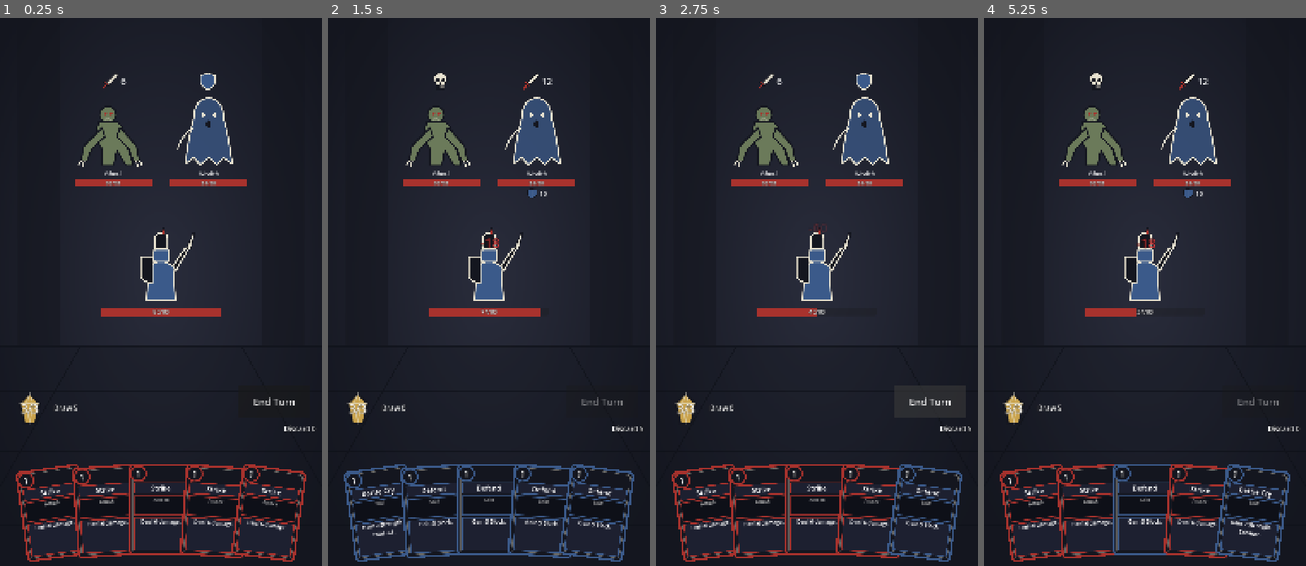
Above: before the commit, frames 1-4 (left to right).
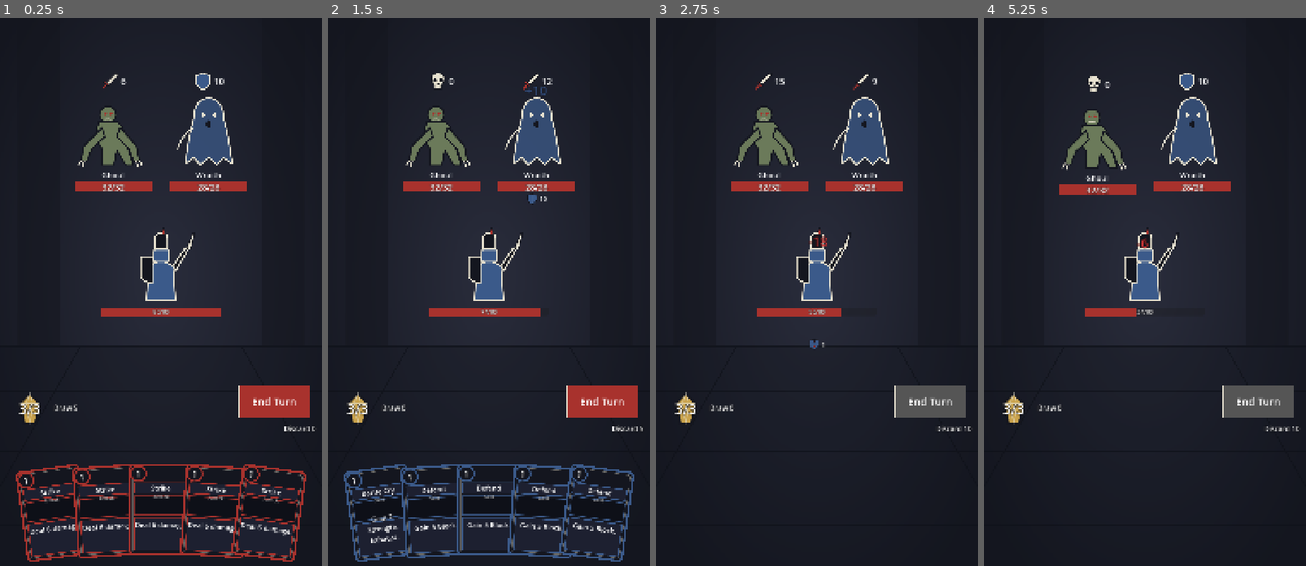
Above: after the commit, the same moments.

Repository: Tut-Kak-Tut/CardFight
Game: Godot game, scene res://scenes/combat/combat_screen.tscn
Two runs of this game, one before a commit and one after it. Both use one fixed random seed, a clock stepped at 60 frames per second and the inputs below.
Inputs (mouse positions are in pixels of both pictures, inside the frame that each line leads up to):
- Up to frame 1 (0.25 s): no input
- Up to frame 2 (1.5 s): click "End Turn" at 0.5 s; click (601, 401) at 1.25 s, where only the run before the commit has a clickable "End Turn"
- Up to frame 3 (2.75 s): click "End Turn" at 2 s
- Up to frame 4 (5.25 s): drag from (1145, 302) to (1177, 176) at 2.77 s; tap Enter at 3.5 s; drag from (1096, 133) to (1128, 418) at 3.52 s; move the mouse to (1193, 133) at 4.27 s; click (1193, 133) at 4.42 s; tap Space at 5 s; drag from (1038, 511) to (1048, 220) at 5.02 s

The runs differ from the first frame. In frame 1, 3.4% of the frame differs, in the area x 5-97%, y 10-95%; in frame 2, 3.4%; in frame 3, 6.7%; in frame 4, 7.3%, in the area x 4-97%, y 10-100%.

Commit message:
T-008 combat fixes + stage 1 enemy balance
Co-Authored-By: Claude Opus 5.5 <noreply@anthropic.com>

Diff:
--- a/data/encounters.json
+++ b/data/encounters.json
@@ -30,8 +30,7 @@
     ],
     [
       "skeleton_warrior",
-      "skeleton_warrior",
-      "skeleton_archer"
+      "dark_cultist"
     ],
     [
       "ghoul",
@@ -47,6 +46,10 @@
     ],
     [
       "skeleton_warrior",
+      "wraith"
+    ],
+    [
+      "skeleton_archer",
       "dark_cultist",
       "skeleton_archer"
     ]
@@ -54,10 +57,6 @@
   "elite": [
     [
       "bone_golem"
-    ],
-    [
-      "bone_golem",
-      "skeleton_archer"
     ]
   ],
   "boss": [
--- a/data/enemies.json
+++ b/data/enemies.json
@@ -3,7 +3,7 @@
     {
       "id": "skeleton_warrior",
       "name": "Skeleton Warrior",
-      "max_hp": 24,
+      "max_hp": 30,
       "tier": "normal",
       "phases": [
         {
@@ -44,27 +44,27 @@
     {
       "id": "skeleton_archer",
       "name": "Skeleton Archer",
-      "max_hp": 18,
-      "tier": "normal",
-      "phases": [
-        {
-          "pattern": [
-            {
-              "intent": "attack",
-              "effects": [
-                {
-                  "op": "damage",
-                  "value": 5,
-                  "target": "player"
-                }
-              ]
-            },
-            {
-              "intent": "attack",
-              "effects": [
-                {
-                  "op": "damage",
-                  "value": 9,
+      "max_hp": 22,
+      "tier": "normal",
+      "phases": [
+        {
+          "pattern": [
+            {
+              "intent": "attack",
+              "effects": [
+                {
+                  "op": "damage",
+                  "value": 6,
+                  "target": "player"
+                }
+              ]
+            },
+            {
+              "intent": "attack",
+              "effects": [
+                {
+                  "op": "damage",
+                  "value": 10,
                   "target": "player"
                 }
               ]
@@ -130,7 +130,7 @@
     {
       "id": "dark_cultist",
       "name": "Dark Cultist",
-      "max_hp": 20,
+      "max_hp": 26,
       "tier": "normal",
       "phases": [
         {
@@ -141,7 +141,7 @@
                 {
                   "op": "apply",
                   "status": "strength",
-                  "value": 3,
+                  "value": 4,
                   "target": "self"
                 }
               ]
@@ -214,7 +214,7 @@
     {
       "id": "bone_golem",
       "name": "Bone Golem",
-      "max_hp": 70,
+      "max_hp": 92,
       "tier": "elite",
       "phases": [
         {
@@ -260,7 +260,7 @@
                 {
                   "op": "apply",
                   "status": "strength",
-                  "value": 2,
+                  "value": 3,
                   "target": "self"
                 }
               ]
--- a/scenes/combat/combat_screen.gd
+++ b/scenes/combat/combat_screen.gd
@@ -28,6 +28,7 @@
 var banner: Control
 var result_overlay: Control
 var result_label: Label
+var rb: Button
 var zoom_overlay: Control
 
 
@@ -146,7 +147,8 @@
 	circle.mouse_filter = Control.MOUSE_FILTER_IGNORE
 	add_child(circle)
 	circle.add_child(_icon(ART + "icon_energy.svg", Vector2.ZERO, Vector2(120, 120)))
-	energy_label = _label("", 40, Vector2.ZERO, Vector2(120, 120))
+	energy_label = _label("", 48, Vector2.ZERO, Vector2(120, 120))
+	energy_label.add_theme_constant_override("outline_size", 8)
 	energy_label.horizontal_alignment = HORIZONTAL_ALIGNMENT_CENTER
 	energy_label.vertical_alignment = VERTICAL_ALIGNMENT_CENTER
 	circle.add_child(energy_label)
@@ -159,7 +161,15 @@
 
 	end_btn = Button.new()
 	end_btn.text = "End Turn"
-	end_btn.add_theme_font_size_override("font_size", 32)
+	end_btn.add_theme_font_size_override("font_size", 34)
+	for st in ["normal", "hover", "pressed", "disabled"]:
+		var sbx := StyleBoxFlat.new()
+		sbx.bg_color = Color("#555555") if st == "disabled" else Color("#a8322d")
+		sbx.set_border_width_all(3)
+		sbx.border_color = Color("#e8e2d0")
+		end_btn.add_theme_stylebox_override(st, sbx)
+	for cn in ["font_color", "font_hover_color", "font_pressed_color", "font_disabled_color", "font_focus_color"]:
+		end_btn.add_theme_color_override(cn, Color.WHITE)
 	end_btn.position = Vector2(800, 1230)
 	end_btn.size = Vector2(240, 110)
 	end_btn.pressed.connect(_on_end_turn)
@@ -200,13 +210,13 @@
 	result_overlay.mouse_filter = Control.MOUSE_FILTER_STOP
 	result_overlay.visible = false
 	add_child(result_overlay)
-	result_label = _label("", 72, Vector2(0, 700), Vector2(1080, 120))
+	result_label = _label("", 72, Vector2(0, 600), Vector2(1080, 120))
 	result_label.horizontal_alignment = HORIZONTAL_ALIGNMENT_CENTER
 	result_overlay.add_child(result_label)
-	var rb := Button.new()
+	rb = Button.new()
 	rb.text = "Restart"
 	rb.add_theme_font_size_override("font_size", 40)
-	rb.position = Vector2(390, 900)
+	rb.position = Vector2(390, 1300)
 	rb.size = Vector2(300, 120)
 	rb.pressed.connect(func(): get_tree().reload_current_scene())
 	result_overlay.add_child(rb)
@@ -243,6 +253,7 @@
 	block_label.text = str(p.block)
 	player_status.set_statuses(p.statuses)
 	energy_label.text = "%d/%d" % [state.energy, state.max_energy]
+	energy_label.add_theme_color_override("font_color", Color("#ff6b6b") if state.energy <= 0 else Color.WHITE)
 	draw_label.text = "Draw %d" % state.draw_pile.size()
 	discard_label.text = "Discard %d" % state.discard_pile.size()
 	for i in enemy_views.size():
@@ -251,6 +262,7 @@
 	banner.visible = state.pending_discard > 0
 	if state.result != "":
 		result_label.text = "Victory" if state.result == "win" else "Defeat"
+		rb.text = "Continue" if state.result == "win" else "Restart"
 		result_overlay.visible = true
 
 
@@ -429,8 +441,20 @@
 	input_locked = true
 	end_btn.disabled = true
 	selected_uid = -1
-	state.end_player_turn()
-	await get_tree().create_timer(0.4).timeout
+	state.begin_enemy_phase()
+	refresh()
+	for i in state.enemies.size():
+		if state.enemies[i].is_dead() or state.result != "":
+			continue
+		state.enemy_act(i)
+		refresh()
+		var ev := enemy_views[i]
+		var y0 := ev.position.y
+		var tw := create_tween()
+		tw.tween_property(ev, "position:y", y0 + 30.0, 0.1)
+		tw.tween_property(ev, "position:y", y0, 0.1)
+		await get_tree().create_timer(0.45).timeout
+	state.finish_enemy_phase()
 	refresh()
 	end_btn.disabled = false
 	input_locked = false
--- a/scenes/ui/card_view.gd
+++ b/scenes/ui/card_view.gd
@@ -52,13 +52,14 @@
 	_name.vertical_alignment = VERTICAL_ALIGNMENT_CENTER
 
 	_type = _make_label(18, Color(0.7, 0.7, 0.7), false)
-	_type.position = Vector2(0, 120)
+	_type.position = Vector2(0, 108)
 	_type.size = Vector2(240, 28)
 	_type.horizontal_alignment = HORIZONTAL_ALIGNMENT_CENTER
 
-	_text = _make_label(20, Color.WHITE, false)
-	_text.position = Vector2(16, 200)
-	_text.size = Vector2(208, 120)
+	_text = _make_label(26, Color.WHITE, false)
+	_text.position = Vector2(16, 130)
+	_text.size = Vector2(208, 195)
+	_text.vertical_alignment = VERTICAL_ALIGNMENT_CENTER
 	_text.autowrap_mode = TextServer.AUTOWRAP_WORD_SMART
 	_text.horizontal_alignment = HORIZONTAL_ALIGNMENT_CENTER
 
@@ -102,6 +103,11 @@
 	_name.add_theme_color_override("font_color", Color("#7ed957") if up else Color.WHITE)
 	_type.text = type_str.capitalize()
 	_text.text = str(c.get("text", ""))
+	_text.add_theme_font_size_override("font_size", 26)
+	var font := _text.get_theme_font("font")
+	var lines := font.get_multiline_string_size(_text.text, HORIZONTAL_ALIGNMENT_LEFT, 208, 26).y / font.get_height(26)
+	if lines > 3.01:
+		_text.add_theme_font_size_override("font_size", 22)
 
 
 func set_playable(ok: bool) -> void:
--- a/scenes/ui/enemy_view.gd
+++ b/scenes/ui/enemy_view.gd
@@ -64,7 +64,7 @@
 	sprite_holder.add_child(_fallback)
 
 	_name = Label.new()
-	_name.add_theme_font_size_override("font_size", 20)
+	_name.add_theme_font_size_override("font_size", 26)
 	_name.horizontal_alignment = HORIZONTAL_ALIGNMENT_CENTER
 	_name.mouse_filter = Control.MOUSE_FILTER_IGNORE
 	vb.add_child(_name)
@@ -73,7 +73,7 @@
 	hp_holder.mouse_filter = Control.MOUSE_FILTER_IGNORE
 	vb.add_child(hp_holder)
 	_hp_bar = ProgressBar.new()
-	_hp_bar.custom_minimum_size = Vector2(260, 24)
+	_hp_bar.custom_minimum_size = Vector2(260, 34)
 	_hp_bar.show_percentage = false
 	_hp_bar.mouse_filter = Control.MOUSE_FILTER_IGNORE
 	var fill := StyleBoxFlat.new()
@@ -84,7 +84,7 @@
 	_hp_label.set_anchors_preset(Control.PRESET_FULL_RECT)
 	_hp_label.horizontal_alignment = HORIZONTAL_ALIGNMENT_CENTER
 	_hp_label.vertical_alignment = VERTICAL_ALIGNMENT_CENTER
-	_hp_label.add_theme_font_size_override("font_size", 18)
+	_hp_label.add_theme_font_size_override("font_size", 28)
 	_hp_label.add_theme_color_override("font_outline_color", Color.BLACK)
 	_hp_label.add_theme_constant_override("outline_size", 4)
 	_hp_label.mouse_filter = Control.MOUSE_FILTER_IGNORE
@@ -174,10 +174,20 @@
 	_intent_icon.texture = load(ART + icon + ".svg") if icon != "" else null
 	var dmg := int(preview.get("damage", -1))
 	var times := int(preview.get("times", 1))
-	if dmg >= 0:
-		_intent_label.text = ("%dx%d" % [dmg, times]) if times > 1 else str(dmg)
-	else:
-		_intent_label.text = ""
+	var dtxt := ("%dx%d" % [dmg, times]) if times > 1 else str(dmg)
+	match kind:
+		"attack", "attack_debuff":
+			_intent_label.text = dtxt if dmg >= 0 else ""
+		"attack_defend":
+			_intent_label.text = "%s / %d" % [dtxt if dmg >= 0 else "0", int(preview.get("block", 0))]
+		"defend":
+			_intent_label.text = str(int(preview.get("block", 0)))
+		"buff":
+			_intent_label.text = "+%d" % int(preview.get("buff", 0))
+		"debuff":
+			_intent_label.text = str(int(preview.get("debuff", 0)))
+		_:
+			_intent_label.text = dtxt if dmg >= 0 else ""
 
 
 func set_targetable(on: bool) -> void:
--- a/scripts/core/combat/combat_state.gd
+++ b/scripts/core/combat/combat_state.gd
@@ -114,27 +114,34 @@
 func end_player_turn() -> void:
 	if result != "":
 		return
+	begin_enemy_phase()
+	for i in enemies.size():
+		enemy_act(i)
+	finish_enemy_phase()
+
+func start_combat() -> void:
+	start_player_turn()
+
+func begin_enemy_phase() -> void:
 	discard_pile.append_array(hand)
 	hand.clear()
 	pending_discard = 0
 	_end_of_turn_statuses(player)
-	_enemy_phase()
 
-func start_combat() -> void:
-	start_player_turn()
+func enemy_act(i: int) -> void:
+	var e := enemies[i]
+	if e.is_dead() or result != "":
+		return
+	if e.get_status("bastion") <= 0:
+		e.block = 0
+	_tick_poison(e)
+	if not e.is_dead():
+		EffectResolver.resolve(e.intent.get("effects", []), e, player, self)
+	_end_of_turn_statuses(e)
+	EnemyAI.advance(e)
+	_check_end()
 
-func _enemy_phase() -> void:
-	for e in enemies:
-		if e.is_dead() or result != "":
-			continue
-		if e.get_status("bastion") <= 0:
-			e.block = 0
-		_tick_poison(e)
-		if not e.is_dead():
-			EffectResolver.resolve(e.intent.get("effects", []), e, player, self)
-		_end_of_turn_statuses(e)
-		EnemyAI.advance(e)
-		_check_end()
+func finish_enemy_phase() -> void:
 	if result == "":
 		start_player_turn()
 
@@ -150,6 +157,8 @@
 		c.add_status("poison", -1)
 		if c.is_dead():
 			event.emit("death", {"target": c})
+		elif not c.is_player and EnemyAI.check_phase(c, self):
+			event.emit("phase", {"target": c})
 
 func alive_enemies() -> Array[Combatant]:
 	var res: Array[Combatant] = []
--- a/scripts/core/combat/enemy_ai.gd
+++ b/scripts/core/combat/enemy_ai.gd
@@ -38,6 +38,8 @@
 	var dmg := -1
 	var times := 1
 	var block := 0
+	var buff := 0
+	var debuff := 0
 	for fx in e.intent.get("effects", []):
 		match fx.get("op", ""):
 			"damage":
@@ -46,4 +48,4 @@
 					times = int(fx.get("times", 1))
 			"block":
 				block += int(fx.get("value", 0))
-	return {"intent": e.intent.get("intent", ""), "damage": dmg, "times": times, "block": block}
+	return {"intent": e.intent.get("intent", ""), "damage": dmg, "times": times, "block": block, "buff": buff, "debuff": debuff}
--- a/tests/test_enemy_ai.gd
+++ b/tests/test_enemy_ai.gd
@@ -38,6 +38,12 @@
 	s.start_combat()
 	return s
 
+func _fx(id: String, phase: int, step: int, idx := 0) -> Dictionary:
+	return _data().get_enemy(id).phases[phase].pattern[step].effects[idx]
+
+func _skel_hit() -> int:
+	return int(_fx("skeleton_warrior", 0, 0).value)
+
 func test_skeleton_pattern() -> void:
 	var s := _fight(["skeleton_warrior"])
 	var e := s.enemies[0]
@@ -51,7 +57,7 @@
 func test_enemy_turn_damage() -> void:
 	var s := _fight(["skeleton_warrior"])
 	s.end_player_turn()
-	assert_eq(s.player.hp, 43)
+	assert_eq(s.player.hp, 50 - _skel_hit())
 	assert_eq(s.turn, 2)
 	assert_eq(s.energy, 3)
 	assert_eq(s.hand.size(), 5)
@@ -61,24 +67,26 @@
 	var s := _fight(["skeleton_warrior"])
 	assert_true(s.play_card(0))
 	s.end_player_turn()
-	assert_eq(s.player.hp, 48)
+	assert_eq(s.player.hp, 50 - maxi(0, _skel_hit() - 5))
 	_done()
 
 func test_preview_strength() -> void:
 	var s := _fight(["dark_cultist"])
 	var e := s.enemies[0]
 	s.end_player_turn()
-	assert_eq(e.get_status("strength"), 3)
-	assert_eq(EnemyAI.preview(e, s).damage, 8)
+	var st := int(_fx("dark_cultist", 0, 0).value)
+	var base := int(_fx("dark_cultist", 0, 1).value)
+	assert_eq(e.get_status("strength"), st)
+	assert_eq(EnemyAI.preview(e, s).damage, base + st)
 	s.player.add_status("vulnerable", 1)
-	assert_eq(EnemyAI.preview(e, s).damage, 12)
+	assert_eq(EnemyAI.preview(e, s).damage, floori((base + st) * float(_data().balance.vulnerable_mult)))
 	_done()
 
 func test_weak_reduces() -> void:
 	var s := _fight(["skeleton_warrior"])
 	s.enemies[0].add_status("weak", 2)
 	s.end_player_turn()
-	assert_eq(s.player.hp, 45)
+	assert_eq(s.player.hp, 50 - floori(_skel_hit() * float(_data().balance.weak_mult)))
 	_done()
 
 func _lich_phase2() -> CombatState:
@@ -90,11 +98,23 @@
 func test_lich_phase() -> void:
 	var s := _lich_phase2()
 	var e := s.enemies[0]
-	assert_eq(e.hp, 70)
+	var ls := int(_data().get_enemy("lich_lord").phases[1].on_enter[0].value)
+	assert_eq(e.hp, e.max_hp - 70)
 	assert_eq(e.phase_index, 1)
-	assert_eq(e.get_status("strength"), 3)
+	assert_eq(e.get_status("strength"), ls)
 	assert_eq(e.intent.intent, "attack")
-	assert_eq(EnemyAI.preview(e, s).damage, 19)
+	assert_eq(EnemyAI.preview(e, s).damage, int(_fx("lich_lord", 1, 0).value) + ls)
+	_done()
+
+func test_lich_phase_from_poison() -> void:
+	var s := _fight(["lich_lord"])
+	var e := s.enemies[0]
+	var thr := e.max_hp * int(_data().get_enemy("lich_lord").phases[1].hp_threshold_pct) / 100
+	e.hp = thr + 2
+	e.add_status("poison", 3)
+	s.end_player_turn()
+	assert_eq(e.phase_index, 1)
+	assert_eq(e.get_status("strength"), int(_data().get_enemy("lich_lord").phases[1].on_enter[0].value))
 	_done()
 
 func test_lich_multi_hit() -> void:
@@ -103,7 +123,8 @@
 	EnemyAI.advance(e)
 	assert_eq(EnemyAI.preview(e, s).times, 2)
 	s.end_player_turn()
-	assert_eq(s.player.hp, 50 - 22)
+	var f := _fx("lich_lord", 1, 1)
+	assert_eq(s.player.hp, 50 - (int(f.value) + e.get_status("strength")) * int(f.times))
 	_done()
 
 func test_poison_kills() -> void:
Binary file added: docs/reports/screens/combat_mid.png
Not shown, added: docs/reports/screens/combat_mid.png.import
Binary file added: docs/reports/screens/combat_selected.png
Not shown, added: docs/reports/screens/combat_selected.png.import
Binary file added: docs/reports/screens/combat_start.png
Not shown, added: docs/reports/screens/combat_start.png.import
Binary file added: docs/reports/screens/combat_win.png
Not shown, added: docs/reports/screens/combat_win.png.import
Binary file added: docs/reports/screens/combat_zoom.png
Not shown, added: docs/reports/screens/combat_zoom.png.import
Not shown, changed: docs/gdd.md
Not shown, added: docs/reports/balance-2026-10-03.md
(and 2 more such lines)
